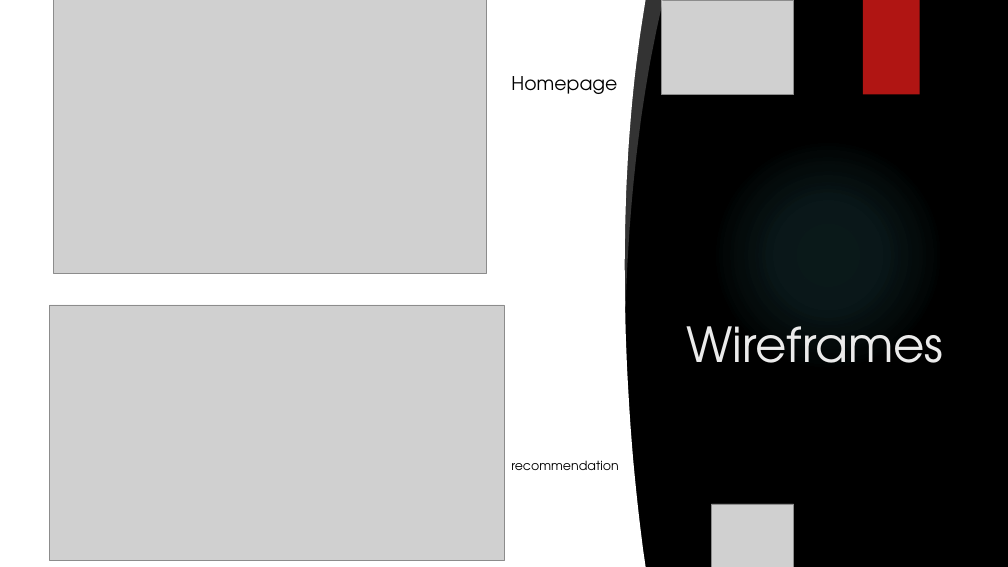
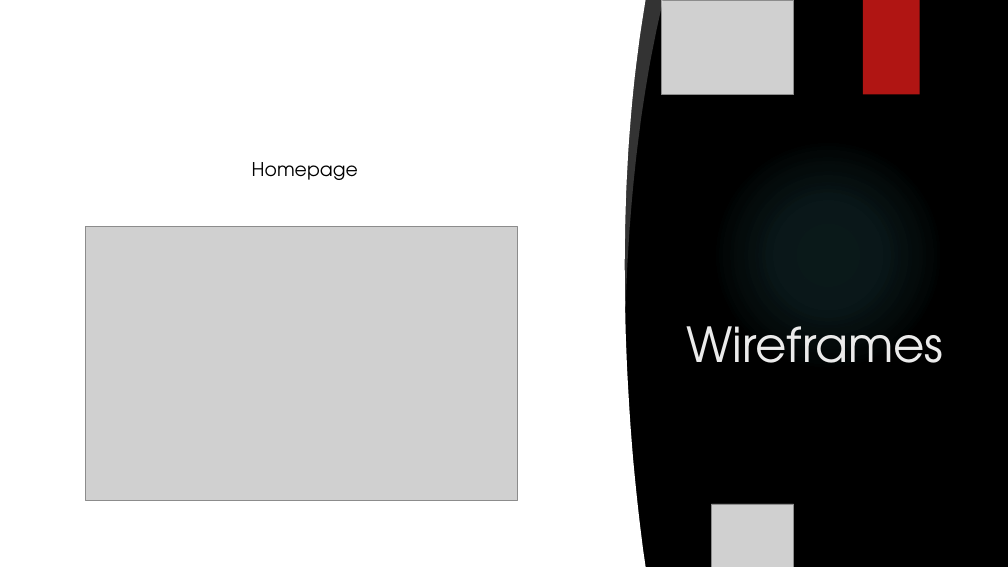
Before and after one commit to EkowTheGreat/QACstuff, a slide deck: slide 7 of SoloProj/Presentation.pptx (slide 6 before the commit). Drawn at 1008x567 pixels with LibreOffice and Linux fonts; fonts in the diff are those of the drawing; grey boxes stand for pictures; background and template pictures are left out. Boxes give left, top, right and bottom in pixels: in the first picture for what was removed or moved away, otherwise in the second. Text is boxed around its words. In the diff, an @@ line names an element or a change of style, - is before the commit and + after.

```diff
--- a/SoloProj/Presentation.pptx
+++ b/SoloProj/Presentation.pptx
@@ text "Homepage": place and size @@
-text "Homepage" at (511,76,617,94)
+text "Homepage" at (252,162,358,180)
@@ picture: place and size @@
-picture at (54,0,486,274)
+picture at (85,227,518,501)
@@ picture removed at (50,305,504,560) @@
@@ text removed at (511,460,618,470) @@
-recommendation
```
Also in this commit, not shown: 4 other slides changed, 3 slides added, 1 slide removed.
